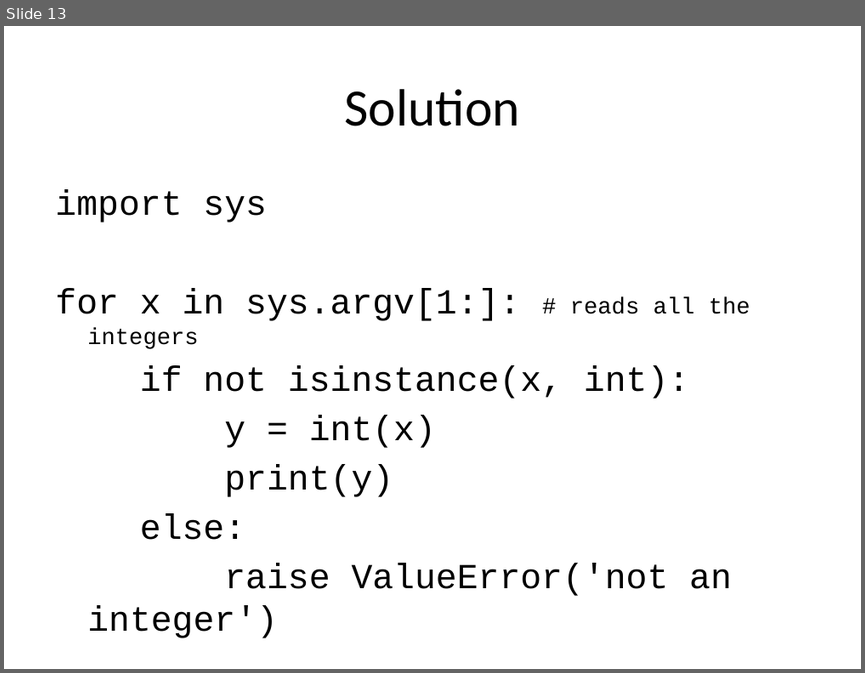
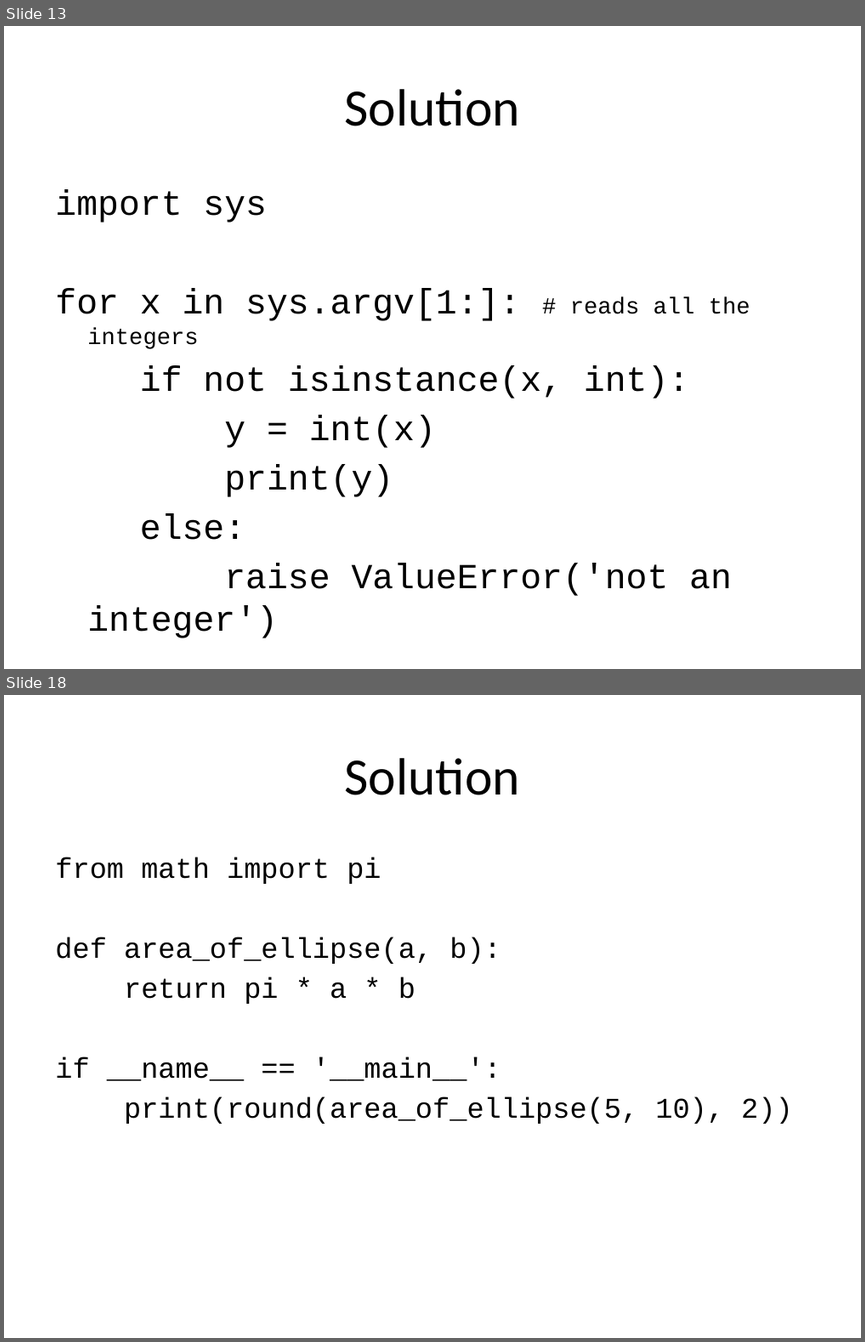
Before and after one commit to purcellconsult/python-mastery-crashcourse-one, a slide deck: slide_decks/commandlne_arguments_python.pptx. Shown one above the other, each under a label of ours: slide 13 before the commit, slides 13 and 18 after it; the slides between them are not shown. The pictures are 865x673 and 865x1342 pixels, drawn with LibreOffice and Linux fonts; fonts in the diff are those of the drawing. Boxes give left, top, right and bottom in pixels: in the first picture for what was removed or moved away, otherwise in the second. Text is boxed around its words. In the diff, an @@ line names an element or a change of style, - is before the commit and + after.

```diff
--- a/slide_decks/commandlne_arguments_python.pptx
+++ b/slide_decks/commandlne_arguments_python.pptx
@@ slide 18 added at box(4, 695, 861, 1338), background #FFFFFF @@
@@ title added at box(345, 758, 520, 795), 44 pt, text #000000 @@
+Solution
@@ text added at box(55, 857, 793, 1123), 24 pt, text #000000 @@
+from math import pi
+def area_of_ellipse(a, b):
+return pi * a * b
+if __name__ == '__main__':
+print(round(area_of_ellipse(5, 10), 2))
```
Also in this commit, not shown: 2 slides changed, 7 other slides added, 9 slides removed, 4 other files.
